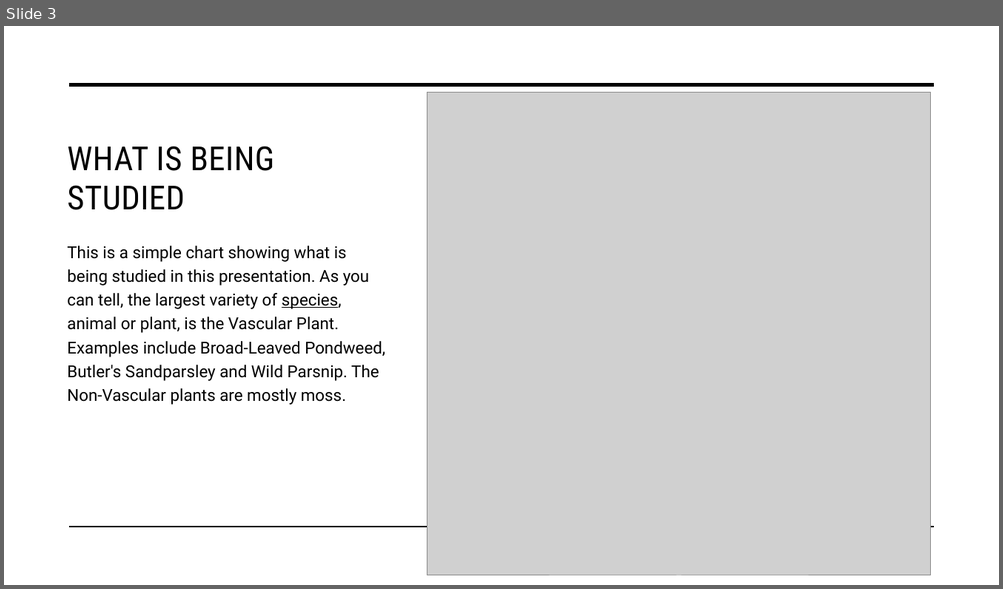
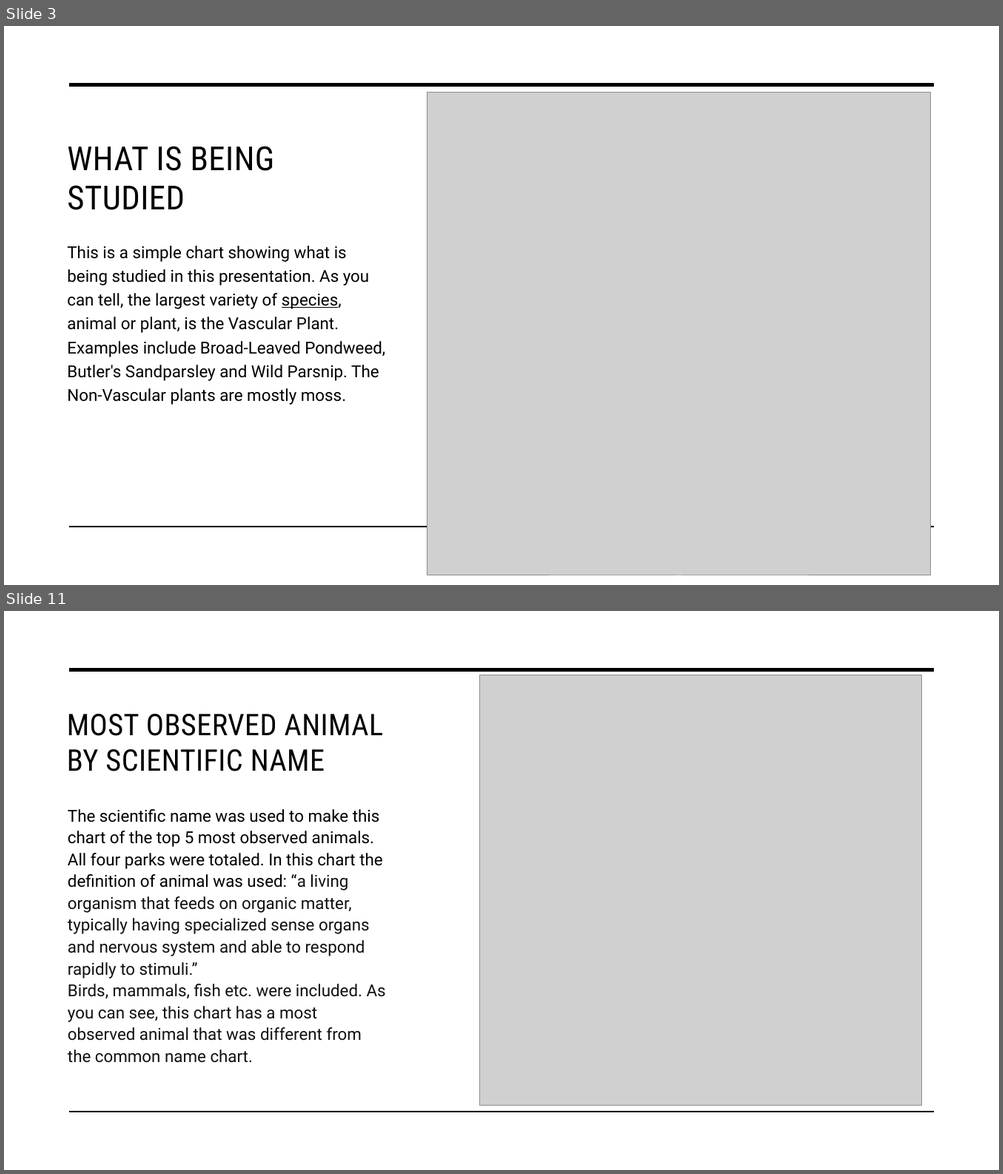
Before and after one commit to LenordStage/Biodiversity-in-National-Parks, a slide deck: biodiversity project 1221.pptx. Shown one above the other, each under a label of ours: slide 3 before the commit, slides 3 and 11 after it; the slides between them are not shown. The pictures are 1003x589 and 1003x1174 pixels, drawn with LibreOffice and Linux fonts; fonts in the diff are those of the drawing; grey boxes stand for pictures. Boxes give left, top, right and bottom in pixels: in the first picture for what was removed or moved away, otherwise in the second. Text is boxed around its words. In the diff, an @@ line names an element or a change of style, - is before the commit and + after.

```diff
--- a/biodiversity project 1221.pptx
+++ b/biodiversity project 1221.pptx
@@ slide 11 added at (x1=4, y1=611, x2=999, y2=1170), background #FFFFFF; not listed: 2 template elements that a slide beside it also shows @@
@@ picture added at (x1=479, y1=675, x2=921, y2=1105) @@
@@ title added at (x1=67, y1=714, x2=384, y2=772), 28.8 pt, text #000000 @@
+MOST OBSERVED ANIMAL BY SCIENTIFIC NAME
@@ text added at (x1=68, y1=809, x2=386, y2=1063), 16 pt, text #111111 @@
+The scientific name was used to make this chart of the top 5 most observed animals. All four parks were totaled. In this chart the definition of animal was used: “a living organism that feeds on organic matter, typically having specialized sense organs and nervous system and able to respond rapidly to stimuli.”
+Birds, mammals, fish etc. were included. As you can see, this chart has a most observed animal that was different from the common name chart.
```
Also in this commit, not shown: 4 slides changed, 5 other slides added.
